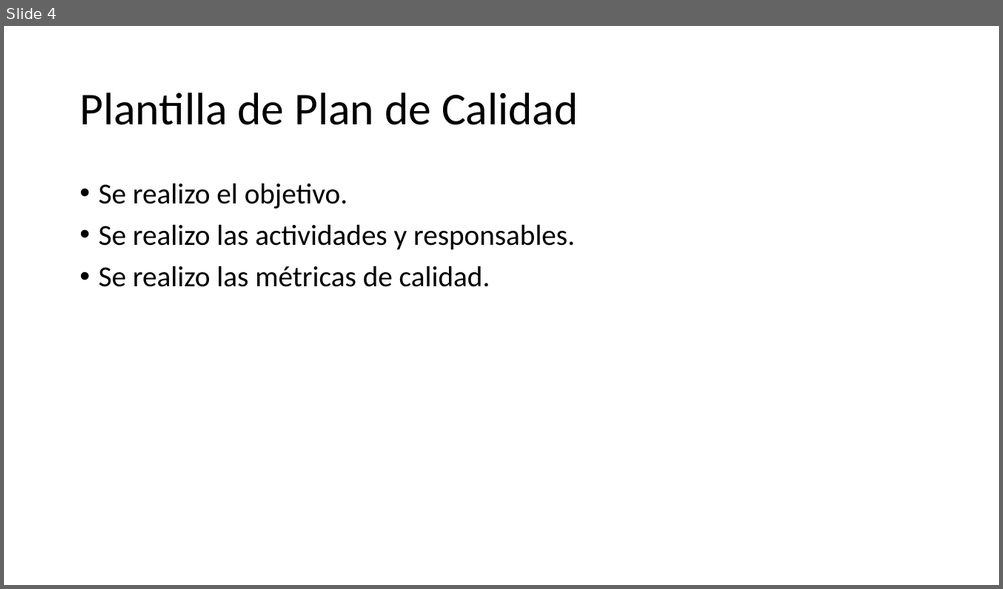
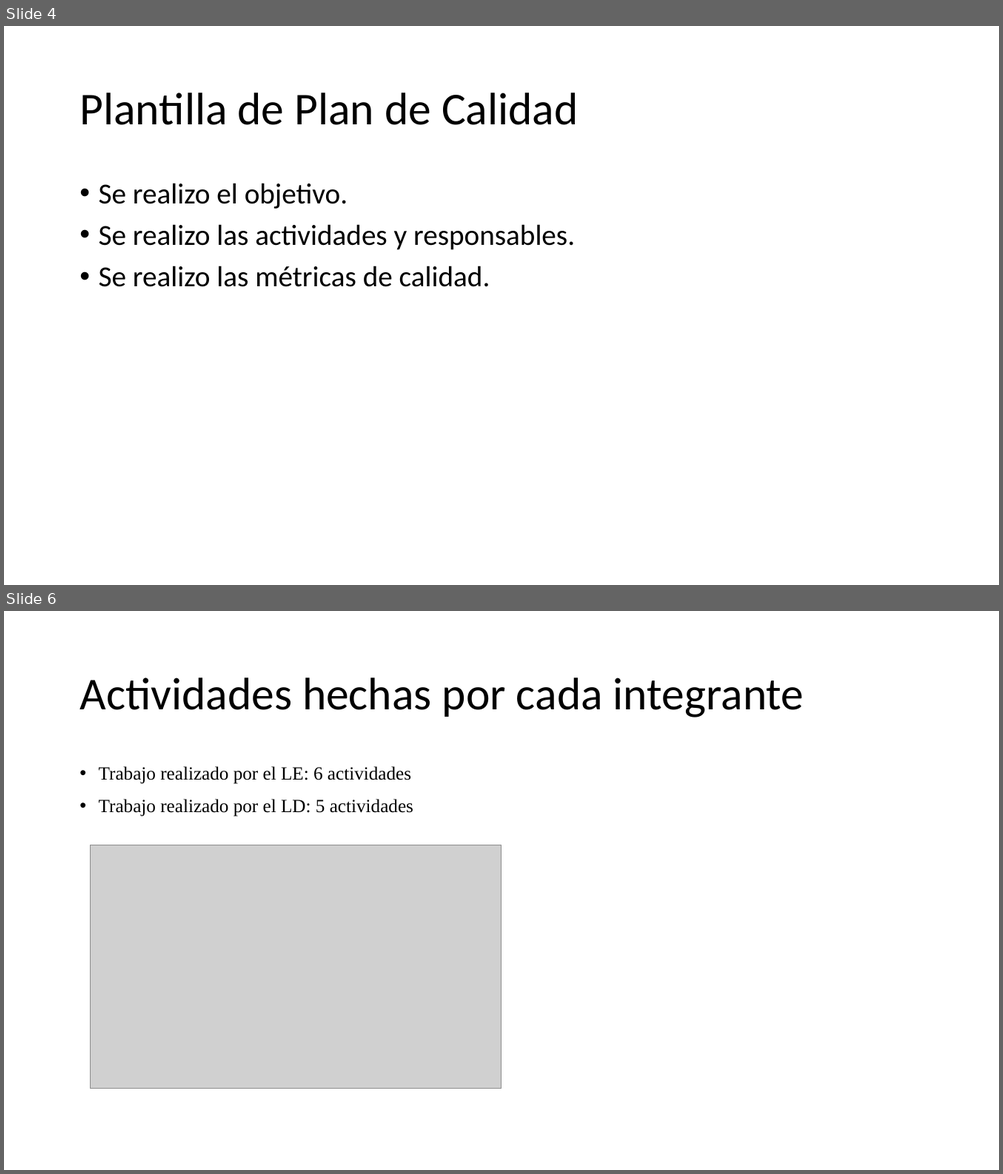
Before and after one commit to Nico2002345/PaginaIngSoftware, a slide deck: assets/docs/Documento_Final_4.pptx. Shown one above the other, each under a label of ours: slide 4 before the commit, slides 4 and 6 after it; the slides between them are not shown. The pictures are 1003x589 and 1003x1174 pixels, drawn with LibreOffice and Linux fonts; fonts in the diff are those of the drawing; grey boxes stand for pictures. Boxes give left, top, right and bottom in pixels: in the first picture for what was removed or moved away, otherwise in the second. Text is boxed around its words. In the diff, an @@ line names an element or a change of style, - is before the commit and + after.

```diff
--- a/assets/docs/Documento_Final_4.pptx
+++ b/assets/docs/Documento_Final_4.pptx
@@ slide 6 added at [4, 611, 999, 1170], background #FFFFFF @@
@@ title added at [79, 678, 804, 718], 44 pt, text #000000 @@
+Actividades hechas por cada integrante
@@ text added at [99, 766, 413, 817], 18 pt, text #000000 @@
+• Trabajo realizado por el LE: 6 actividades
+• Trabajo realizado por el LD: 5 actividades
@@ picture added at [90, 846, 501, 1089] @@
```
Also in this commit, not shown: 1 other slide added, 4 other files.
